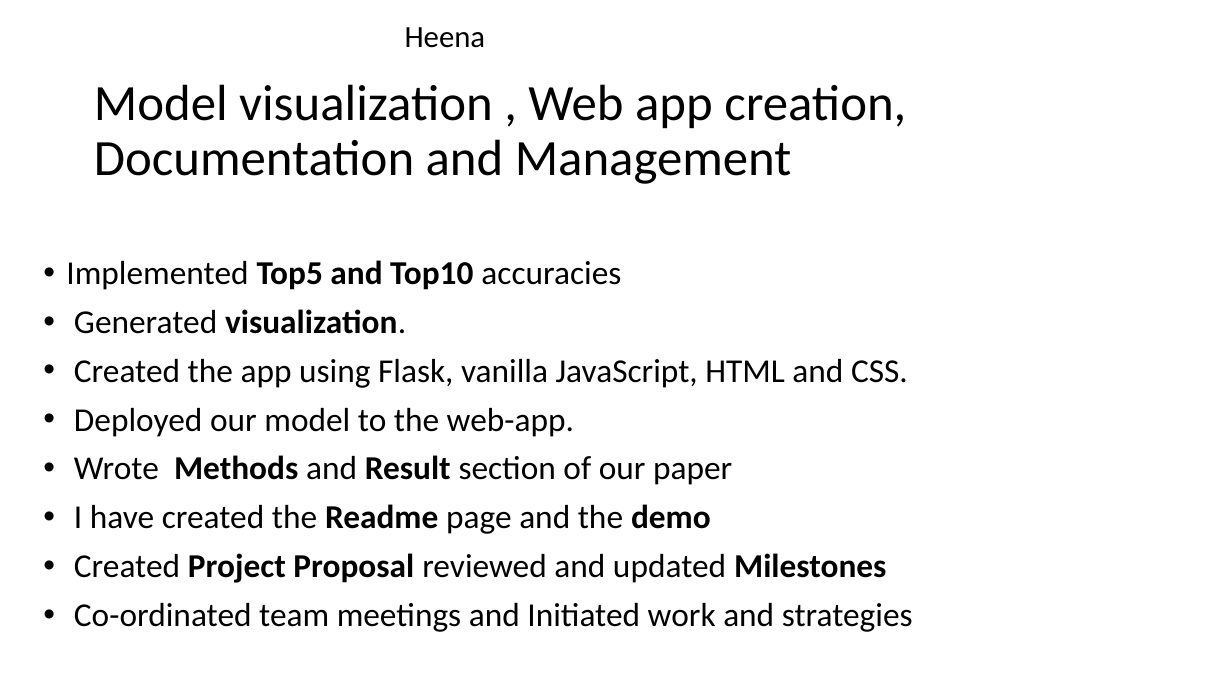
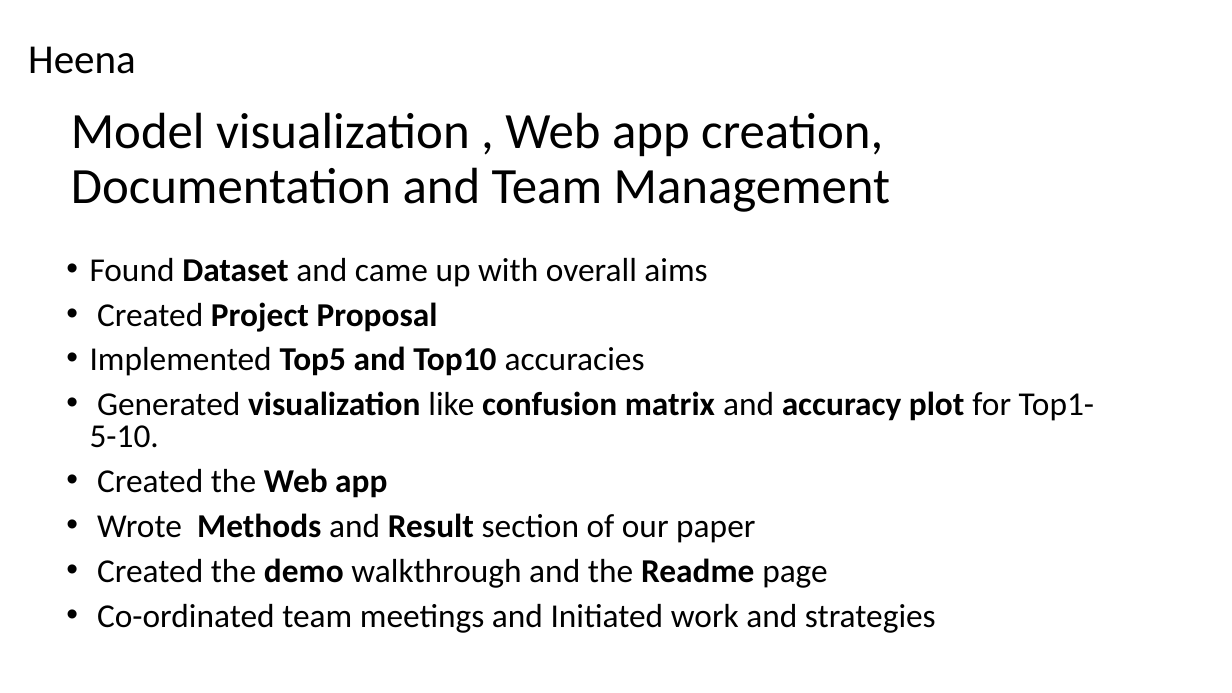
Before and after one commit to Hennakhan/S20-team8-project, a slide deck: slide 12 of Project_Presentation.pptx (slide 10 before the commit). Drawn at 1232x693 pixels with LibreOffice and Linux fonts; fonts in the diff are those of the drawing; background and template pictures are left out. Boxes give left, top, right and bottom in pixels: in the first picture for what was removed or moved away, otherwise in the second. Text is boxed around its words. In the diff, an @@ line names an element or a change of style, - is before the commit and + after.

Commit message:
Adding Project Presentation

```diff
--- a/Project_Presentation.pptx
+++ b/Project_Presentation.pptx
@@ text "Heena": place and size @@
-text "Heena" at (405, 27, 486, 48)
+text "Heena" at (28, 46, 136, 74)
@@ text "Heena" at (28, 46, 136, 74): size 24 to 32 pt @@
@@ title at (71, 112, 891, 212): text changed @@
-Model visualization , Web app creation, Documentation and Management
+Model visualization , Web app creation, Documentation and Team Management
@@ text "Found Dataset and came up ...": place and size @@
-text "Found Dataset and came up ..." at (66, 260, 913, 632)
+text "Found Dataset and came up ..." at (90, 258, 1095, 633)
@@ text at (90, 258, 707, 332): paragraphs added @@
+• Found Dataset and came up with overall aims
+• Created Project Proposal
@@ text at (90, 346, 936, 633): line spacing 0.9 to 0.8 @@
@@ text at (90, 391, 1095, 498): text changed; bold on @@
-• Generated visualization.
-• Created the app using Flask, vanilla JavaScript, HTML and CSS.
-• Deployed our model to the web-app.
+• Generated visualization like confusion matrix and accuracy plot for Top1-5-10.
+• Created the Web app
@@ text at (97, 558, 828, 588): text changed @@
-• I have created the Readme page and the demo
-• Created Project Proposal reviewed and updated Milestones
+• Created the demo walkthrough and the Readme page
```
Also in this commit, not shown: 9 other slides changed, 5 slides added, 3 slides removed, 1 other file.
